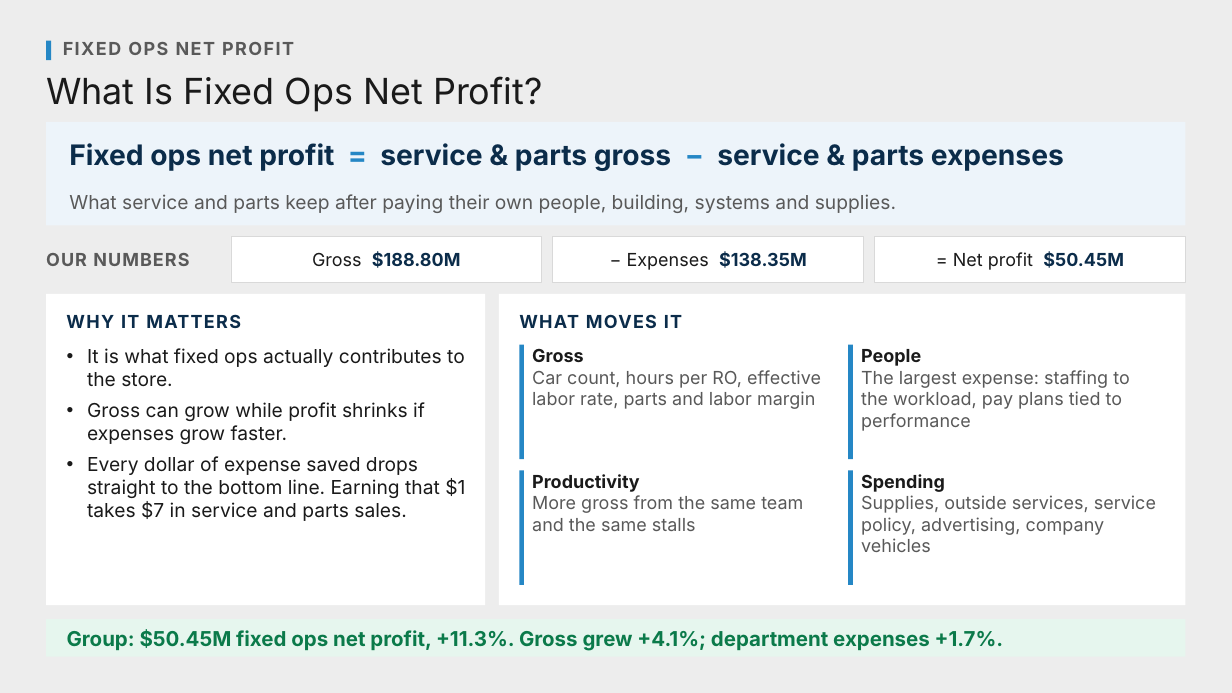
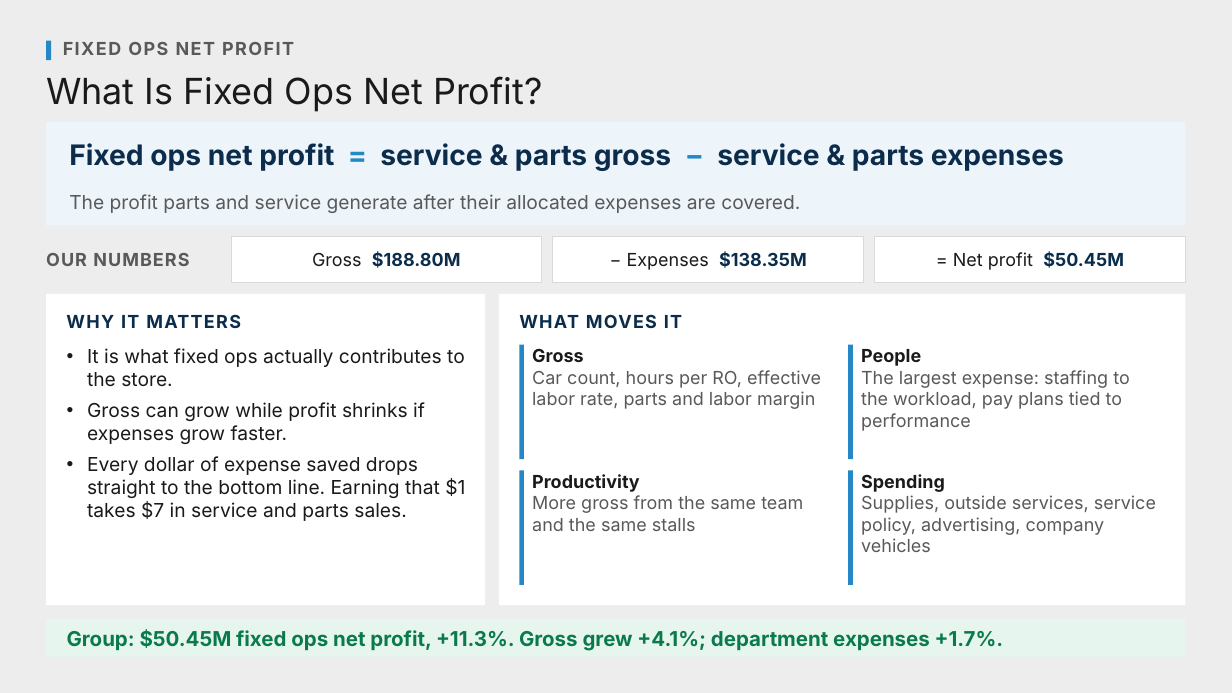
Before and after one commit to Ndresner/Noah, a slide deck: slide 3 of day2-deck/decks/Fixed Absorption & Net Profit - House Style.pptx. Drawn at 1232x693 pixels with LibreOffice and Linux fonts; fonts in the diff are those of the drawing. Boxes give left, top, right and bottom in pixels: in the first picture for what was removed or moved away, otherwise in the second. Text is boxed around its words. In the diff, an @@ line names an element or a change of style, - is before the commit and + after.

```diff
--- a/day2-deck/decks/Fixed Absorption & Net Profit - House Style.pptx
+++ b/day2-deck/decks/Fixed Absorption & Net Profit - House Style.pptx
@@ text at (69, 194, 800, 213): text changed @@
-What service and parts keep after paying their own people, building, systems and supplies.
+The profit parts and service generate after their allocated expenses are covered.
```
Also in this commit, not shown: 1 other slide changed, 13 other files.
